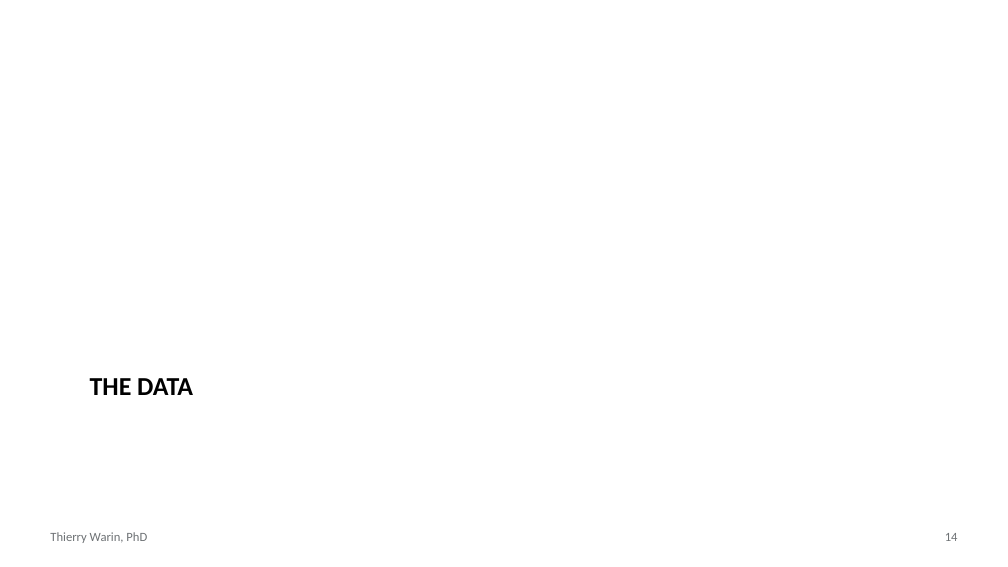
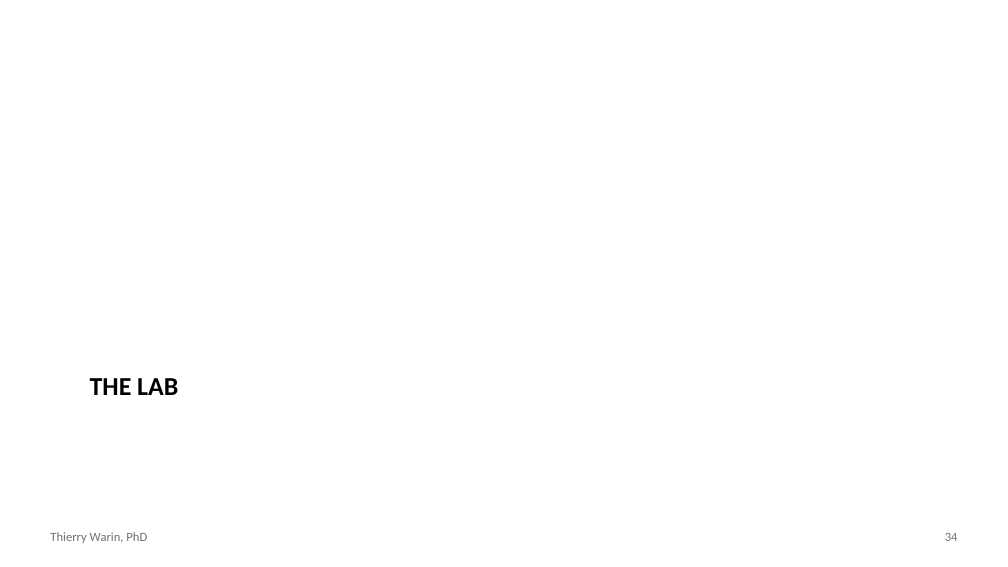
Before and after one commit to warint/quantitative-methods, a slide deck: slide 34 of 06-classification-logistic-and-penalised/slides.pptx (slide 14 before the commit). Drawn at 1008x567 pixels with LibreOffice and Linux fonts; fonts in the diff are those of the drawing. Boxes give left, top, right and bottom in pixels: in the first picture for what was removed or moved away, otherwise in the second. Text is boxed around its words. In the diff, an @@ line names an element or a change of style, - is before the commit and + after.

```diff
--- a/06-classification-logistic-and-penalised/slides.pptx
+++ b/06-classification-logistic-and-penalised/slides.pptx
@@ title at (90,378,178,395): text changed @@
-THE DATA
+THE LAB
@@ page number at (945,533,958,541): text changed @@
-14
+34
```
Also in this commit, not shown: 4 other slides changed, 31 slides added, 27 slides removed, 3 other files.
